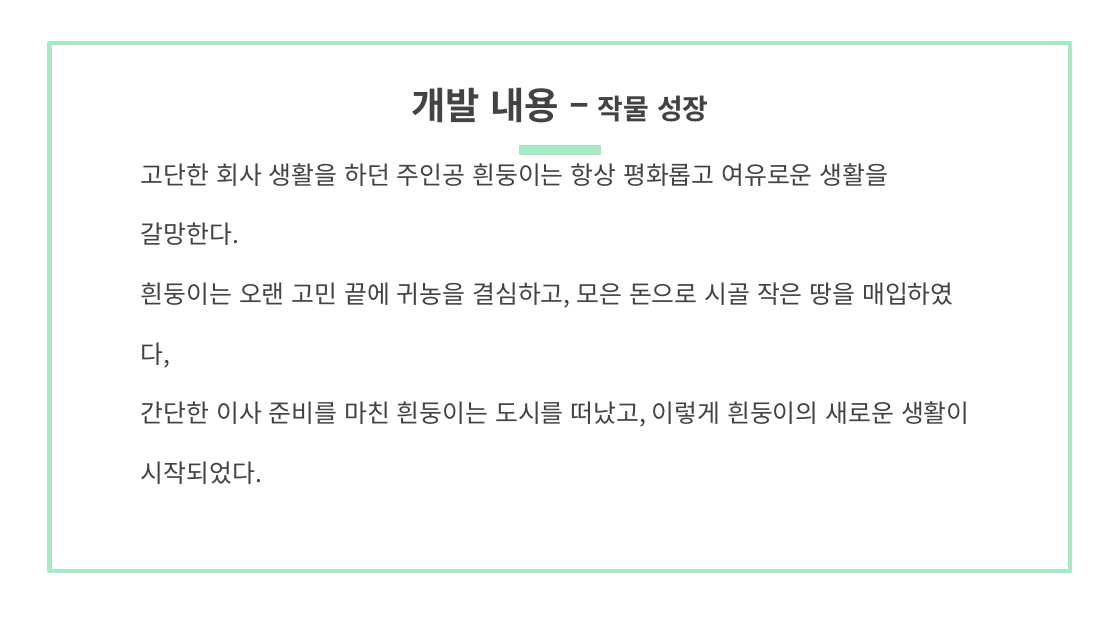
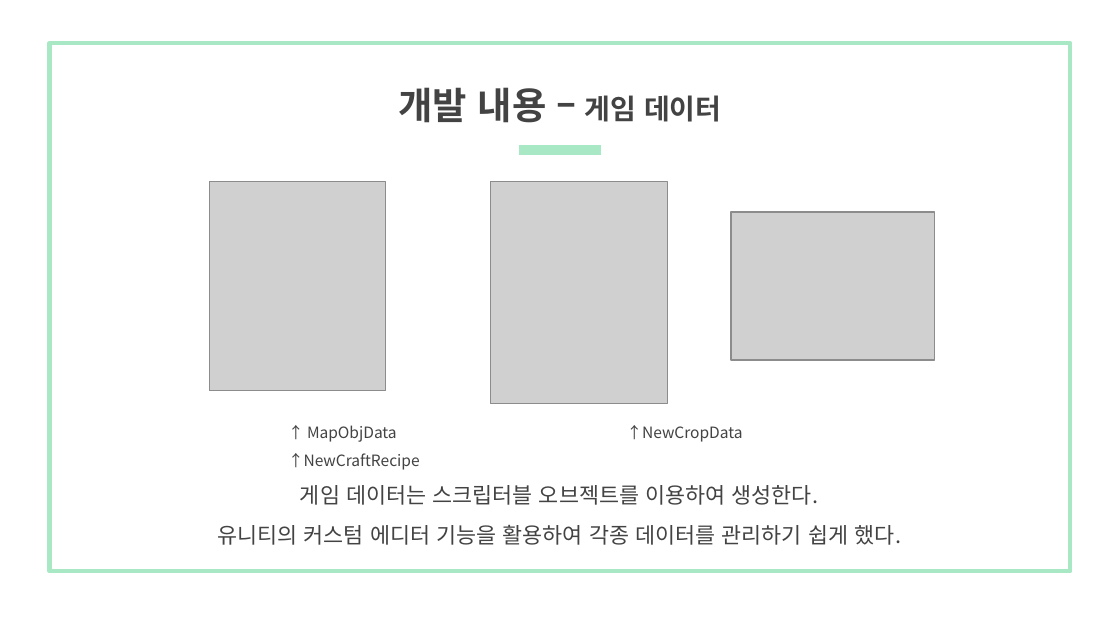
Before and after one commit to kookmin-sw/capstone-2020-10, a slide deck: slide 9 of doc/최종발표 자료/마이 리틀 팜 최종 발표 자료.pptx. Drawn at 1120x630 pixels with LibreOffice and Linux fonts; fonts in the diff are those of the drawing; grey boxes stand for pictures. Boxes give left, top, right and bottom in pixels: in the first picture for what was removed or moved away, otherwise in the second. Text is boxed around its words. In the diff, an @@ line names an element or a change of style, - is before the commit and + after.

```diff
--- a/doc/최종발표 자료/마이 리틀 팜 최종 발표 자료.pptx
+++ b/doc/최종발표 자료/마이 리틀 팜 최종 발표 자료.pptx
@@ title at (399,87,721,123): text changed @@
-개발 내용 – 작물 성장
+개발 내용 – 게임 데이터
@@ picture added at (209,181,386,391) @@
@@ picture added at (491,181,668,404) @@
@@ picture added at (731,212,935,360) @@
@@ text added at (288,425,743,470), 10 pt, text #434343 @@
+↑ MapObjData ↑NewCropData ↑NewCraftRecipe
@@ text at (217,485,901,545): text changed; size 16 to 14 pt @@
-고단한 회사 생활을 하던 주인공 흰둥이는 항상 평화롭고 여유로운 생활을 갈망한다.
-흰둥이는 오랜 고민 끝에 귀농을 결심하고, 모은 돈으로 시골 작은 땅을 매입하였다,
-간단한 이사 준비를 마친 흰둥이는 도시를 떠났고, 이렇게 흰둥이의 새로운 생활이 시작되었다.
+게임 데이터는 스크립터블 오브젝트를 이용하여 생성한다.
+유니티의 커스텀 에디터 기능을 활용하여 각종 데이터를 관리하기 쉽게 했다.
```
Also in this commit, not shown: 5 other slides changed, 3 slides added, 3 slides removed, 1 other file.
